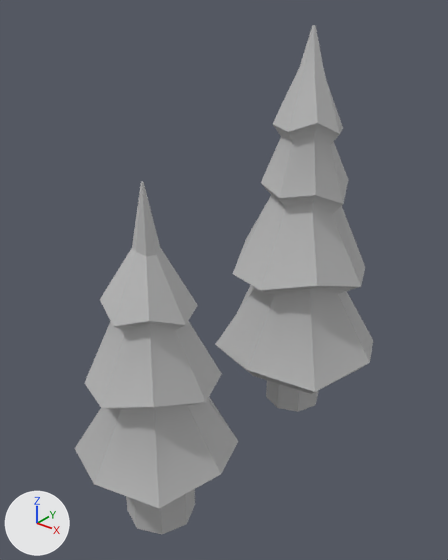
One commit to the FBX model GlobalGameJamRice/Assets/Models/Trees.fbx: the scene before it, then after it.
One viewpoint serves both versions: a 50 mm lens placed at (0.1, -0.0953, 0.1314), pointed at (-0.0033, 0.0339, 0.0513). Arrows for +X, +Y and +Z are at lower left; the lights stay in place. Where no turn or scale is listed for an object, it has been applied to the vertices.
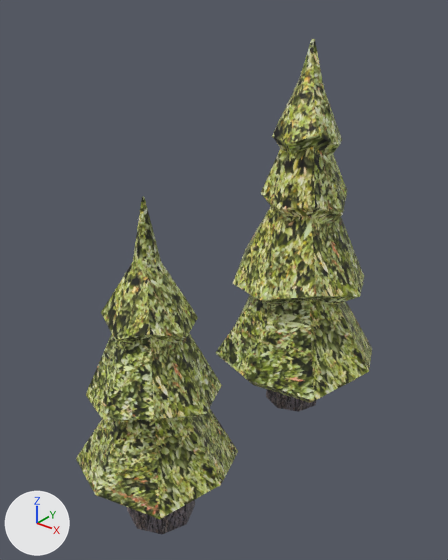
Changed parts and their boxes [x1, y1, x2, y2] in the pictures (448 x 560 px):
```json
{"object": "pCylinder3", "change": "recoloured, surface changed, moved", "before": [215, 25, 373, 394], "after": [216, 39, 372, 403], "on screen": "grey to yellow"}
{"object": "pCylinder2", "change": "recoloured, surface changed, moved", "before": [75, 182, 238, 508], "after": [76, 197, 238, 519]}
{"object": "pCylinder1", "change": "recoloured", "before": [126, 489, 195, 534], "after": [126, 489, 195, 534]}
{"object": "pCylinder4", "change": "recoloured", "before": [266, 380, 319, 412], "after": [266, 380, 319, 412], "on screen": "grey to black"}
```

Scene script edits in JSON lines:
```json
{"op": "add", "block": "img_texturescom_barkdecidious0194_1_seamless_s_jpg", "code": ["img_texturescom_barkdecidious0194_1_seamless_s_jpg = load_image('TexturesCom_BarkDecidious0194_1_seamless_S.jpg', 'Trees/TexturesCom_BarkDecidious0194_1_seamless_S.jpg', 1024, 1024, 'sRGB')"]}
{"op": "add", "block": "img_texturescom_hedges0057_2_m_jpg", "code": ["img_texturescom_hedges0057_2_m_jpg = load_image('TexturesCom_Hedges0057_2_M.jpg', 'Trees/TexturesCom_Hedges0057_2_M.jpg', 1600, 1066, 'sRGB')"]}
{"op": "add", "block": "mat_lambert2", "code": ["mat_lambert2 = principled_material('lambert2')", "mat_lambert2.texture = img_texturescom_barkdecidious0194_1_seamless_s_jpg"]}
{"op": "add", "block": "mat_lambert3", "code": ["mat_lambert3 = principled_material('lambert3')", "mat_lambert3.texture = img_texturescom_hedges0057_2_m_jpg"]}
{"block": "me_mesh_003", "where": "me_mesh_003.from_pydata(...)  # 18 vertices, 24 faces; spans x -0.01..0.01, y -0.01..0.01, z -0.01..0.01"}
{"op": "remove", "block": "me_mesh_003", "code": "me_mesh_003.materials.append(mat_lambert1)  # grey #bcbcbc"}
{"op": "add", "block": "me_mesh_003", "code": "me_mesh_003.materials.append(mat_lambert2)  # picture img_texturescom_barkdecidious0194_1_seamless_s_jpg"}
{"block": "me_mesh", "where": "me_mesh.from_pydata(...)  # 18 vertices, 24 faces; spans x -0.01..0.01, y -0.01..0.01, z -0.01..0.01"}
{"op": "remove", "block": "me_mesh", "code": "me_mesh.materials.append(mat_lambert1)  # grey #bcbcbc"}
{"op": "add", "block": "me_mesh", "code": "me_mesh.materials.append(mat_lambert2)  # picture img_texturescom_barkdecidious0194_1_seamless_s_jpg"}
{"block": "me_mesh_001", "where": "me_mesh_001.from_pydata(...)  # 66 vertices, 72 faces; spans x -0.0228..0.0228, y -0.0228..0.0228, z -0.0173..0.0635"}
{"block": "me_mesh_001", "where": "# used by ob_pcylinder2; location = (0.0, 0.0, 0.0264)"}
{"op": "remove", "block": "me_mesh_001", "code": "me_mesh_001.materials.append(mat_lambert1)  # grey #bcbcbc"}
{"block": "me_mesh_001", "change": "me_mesh_001 part 1: texture (UV) coordinates of 72 of 72 faces, centred in x -0.0181..0.0182, y -0.0183..0.0181, z -0.0158..0.0635, changed; they spanned u 0.34..0.66, v 0.0..1.0 and now span u 0.0..0.94, v 0.0..1.0"}
{"op": "add", "block": "me_mesh_001", "code": "me_mesh_001.materials.append(mat_lambert3)  # picture img_texturescom_hedges0057_2_m_jpg"}
{"block": "me_mesh_002", "where": "me_mesh_002.from_pydata(...)  # 82 vertices, 88 faces; spans x -0.0291..0.0291, y -0.0291..0.0291, z -0.0221..0.0899"}
{"block": "me_mesh_002", "where": "# used by ob_pcylinder3; location = (0.0, 0.071, 0.0294)"}
{"op": "remove", "block": "me_mesh_002", "code": "me_mesh_002.materials.append(mat_lambert1)  # grey #bcbcbc"}
{"block": "me_mesh_002", "change": "me_mesh_002 part 2: texture (UV) coordinates of 88 of 88 faces, centred in x -0.023..0.0233, y -0.0233..0.023, z -0.0201..0.0899, changed; they spanned u 0.34..0.66, v 0.0..1.0 and now span u 0.0..0.91, v 0.0..1.0"}
{"op": "add", "block": "me_mesh_002", "code": "me_mesh_002.materials.append(mat_lambert3)  # picture img_texturescom_hedges0057_2_m_jpg"}
{"op": "set", "path": "ob_pcylinder2.location", "old": "(0.0, 0.0, 0.0264)", "new": "(0.0, 0.0, 0.0228)"}
{"op": "set", "path": "ob_pcylinder3.location", "old": "(0.0, 0.071, 0.0294)", "new": "(0.0, 0.071, 0.0258)"}
```
